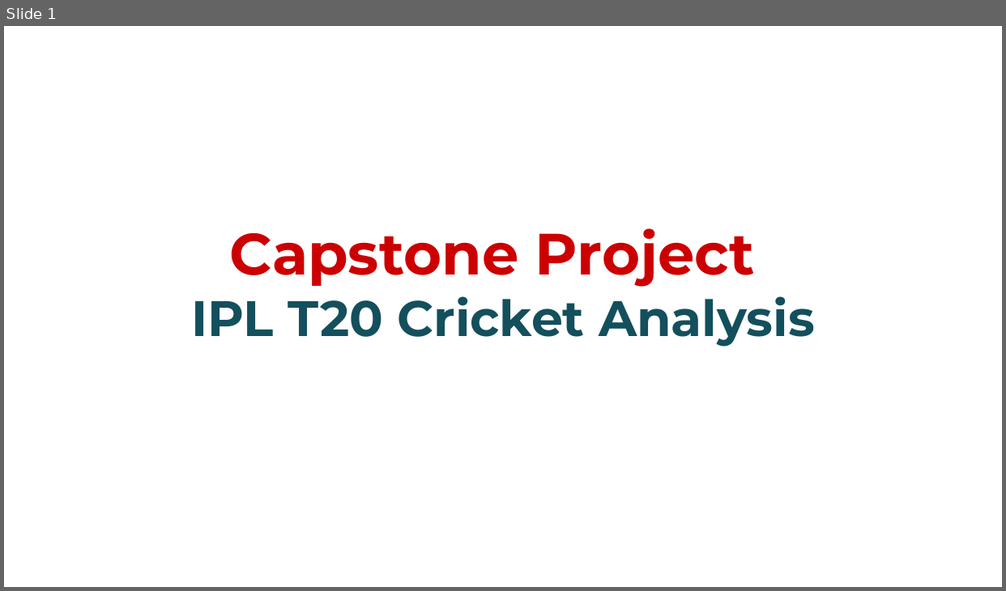
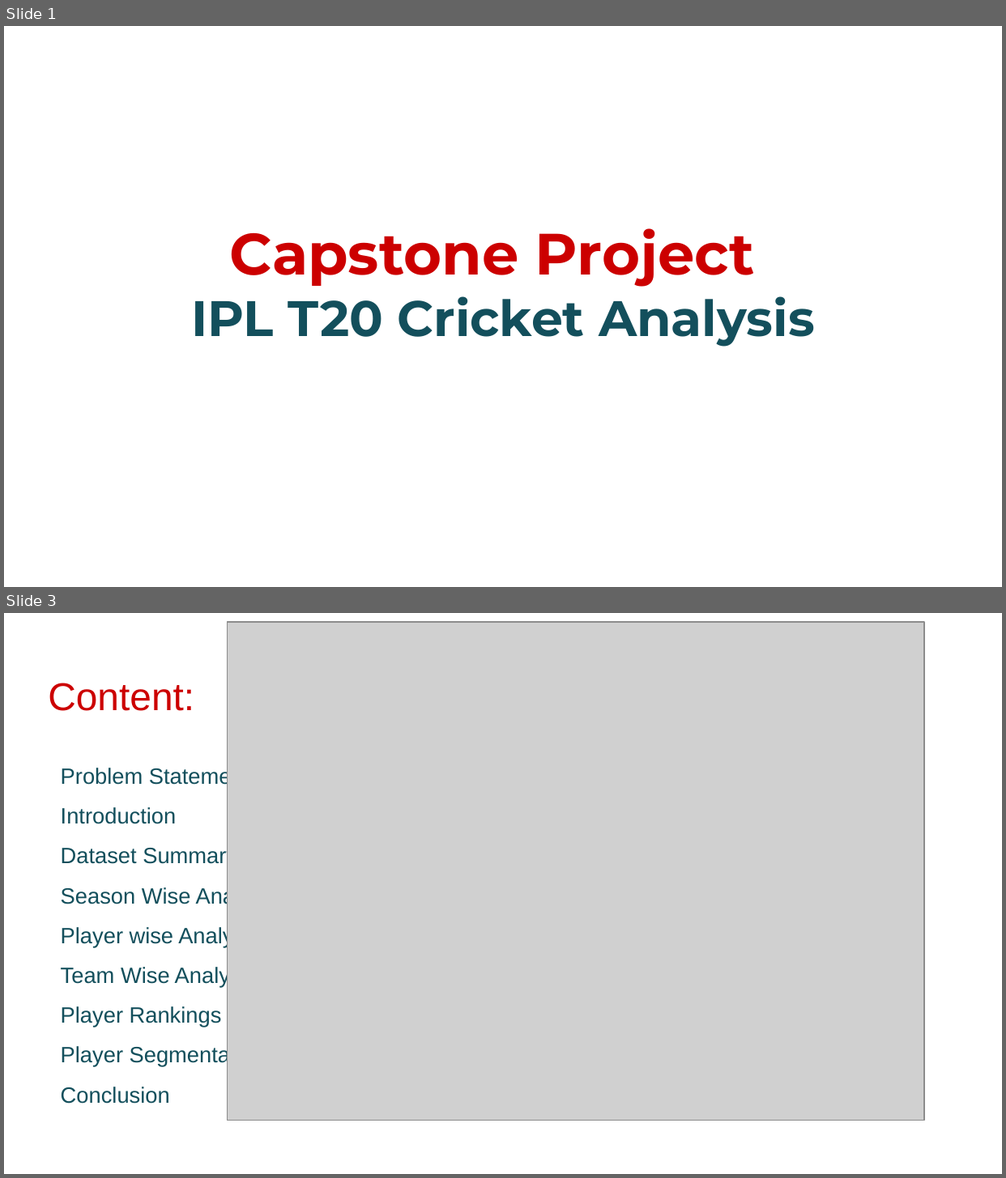
Before and after one commit to Pradip240/IPL-T20-Cricket-Analysis, a slide deck: CapstoneProjectPresentation.pptx. Shown one above the other, each under a label of ours: slide 1 before the commit, slides 1 and 3 after it; the slides between them are not shown. The pictures are 1006x591 and 1006x1178 pixels, drawn with LibreOffice and Linux fonts; fonts in the diff are those of the drawing; grey boxes stand for pictures; background and template pictures are left out. Boxes give left, top, right and bottom in pixels: in the first picture for what was removed or moved away, otherwise in the second. Text is boxed around its words. In the diff, an @@ line names an element or a change of style, - is before the commit and + after.

```diff
--- a/CapstoneProjectPresentation.pptx
+++ b/CapstoneProjectPresentation.pptx
@@ slide 3 added at box(4, 613, 1002, 1174), background #FFFFFF @@
@@ picture added at box(228, 622, 924, 1121) @@
@@ title added at box(48, 683, 194, 711), 28 pt, text #CC0000 @@
+Content:
@@ text added at box(61, 767, 279, 1104), 16 pt, text #134F5C @@
+Problem Statement
+Introduction
+Dataset Summary
+Season Wise Analysis
+Player wise Analysis
+Team Wise Analysis
+Player Rankings
+Player Segmentation
+Conclusion
```
Also in this commit, not shown: 3 slides changed, 6 other slides added.
